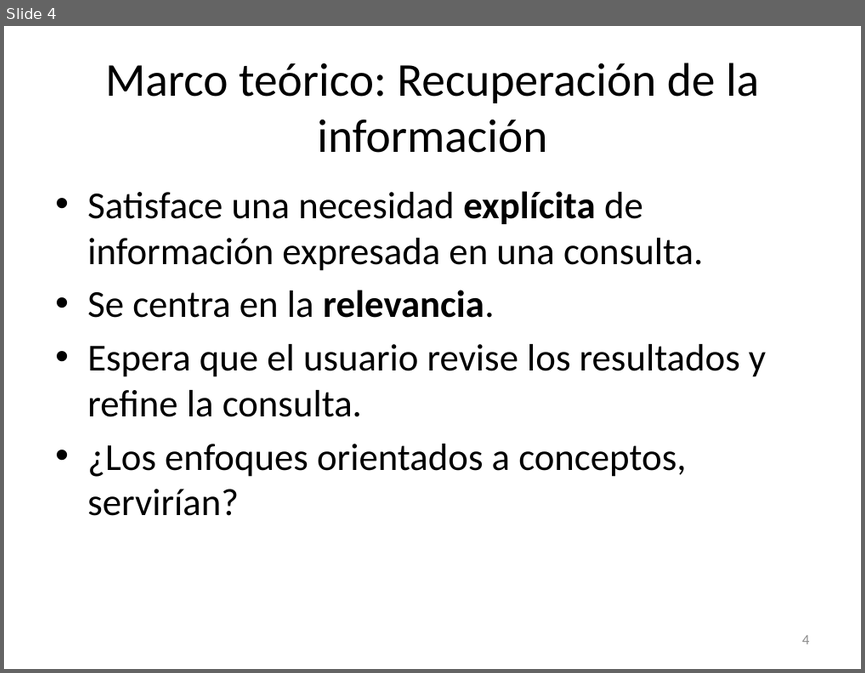
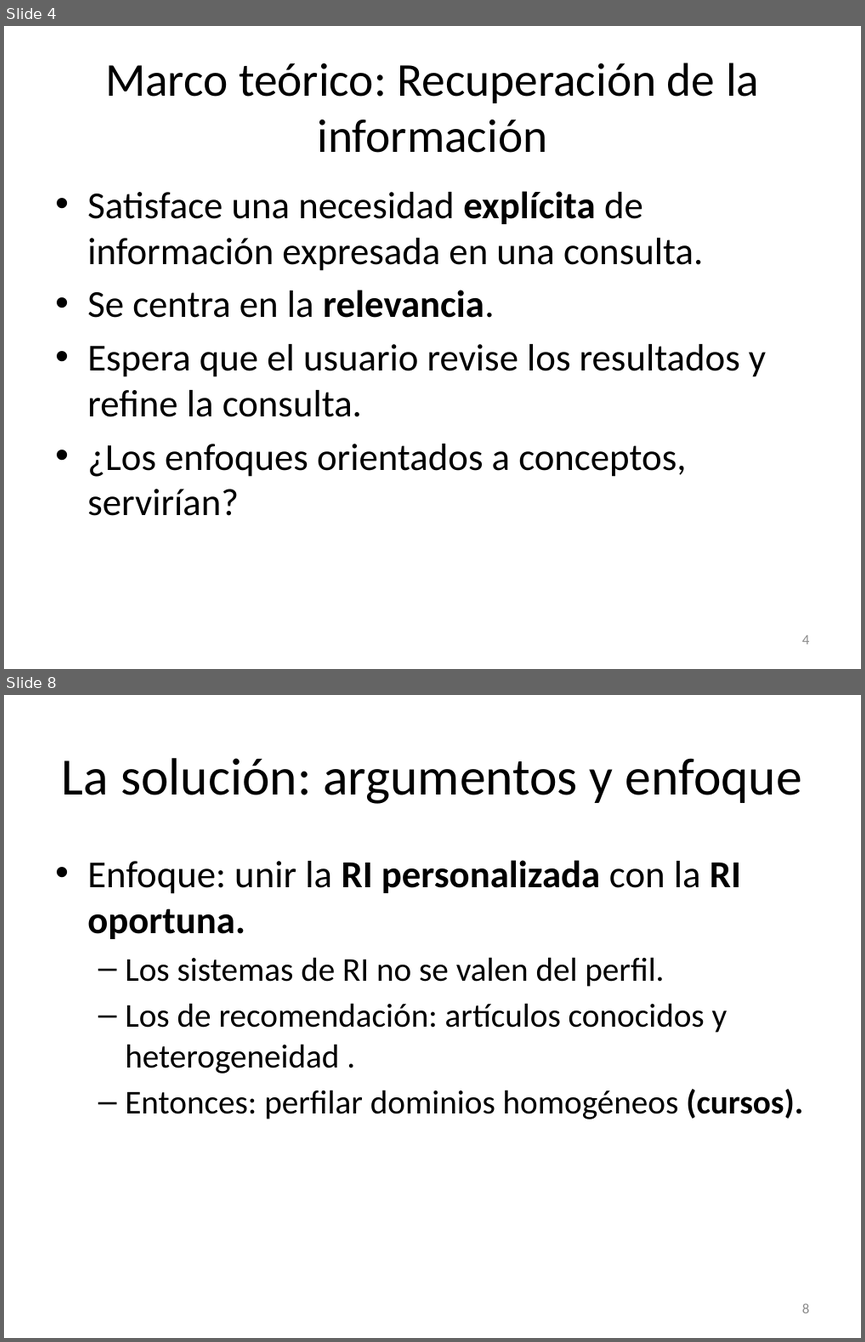
Before and after one commit to lfborjas/Lebrixen, a slide deck: Expo.pptx. Shown one above the other, each under a label of ours: slide 4 before the commit, slides 4 and 8 after it; the slides between them are not shown. The pictures are 865x673 and 865x1342 pixels, drawn with LibreOffice and Linux fonts; fonts in the diff are those of the drawing. Boxes give left, top, right and bottom in pixels: in the first picture for what was removed or moved away, otherwise in the second. Text is boxed around its words. In the diff, an @@ line names an element or a change of style, - is before the commit and + after.

```diff
--- a/Expo.pptx
+++ b/Expo.pptx
@@ slide 8 added at bbox=[4, 695, 861, 1338], background #FFFFFF @@
@@ title added at bbox=[62, 758, 802, 804], 44 pt, text #000000 @@
+La solución: argumentos y enfoque
@@ text added at bbox=[87, 860, 803, 1119], 28 pt, text #000000 @@
+• Enfoque: unir la RI personalizada con la RI oportuna.
+  – Los sistemas de RI no se valen del perfil.
+  – Los de recomendación: artículos conocidos y heterogeneidad .
+  – Entonces: perfilar dominios homogéneos (cursos).
@@ page number added at bbox=[802, 1303, 809, 1313], 12 pt, text #8C8C8C @@
+8
```
Also in this commit, not shown: 7 slides changed, 3 other slides added, 1 slide removed, 1 other file.
